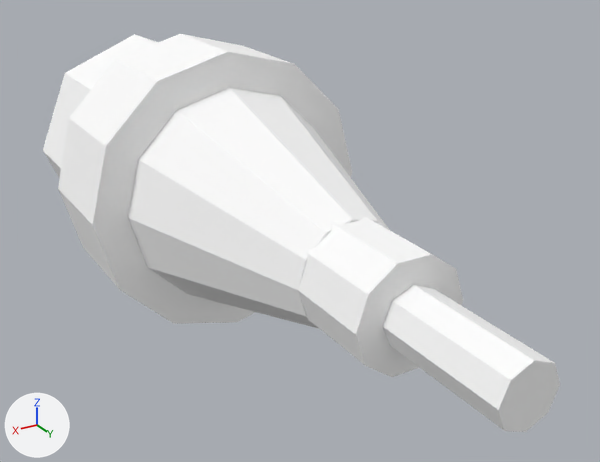
An edit to the OBJ model src/main/resources/assets/aeronauticsplus/models/block/propellers/geometry/propeller_shaft_adapter.obj, drawn before and after from the same camera.
Rendered twice from a camera (50 mm lens) standing at (1.025, 0.454, 0.953) and looking at (0.468, -0.475, 0.488). The lights are fixed; the arrows at lower left show +X, +Y and +Z. The older version comes first. Where no turn or scale is listed for an object, it has been applied to the vertices. Vertices at exactly the same position are counted once.

The first picture shows 'create_shaft_input', 'forward_sleeve', 'locking_collar', 'tapered_reducer', 'thin_propeller_output'.
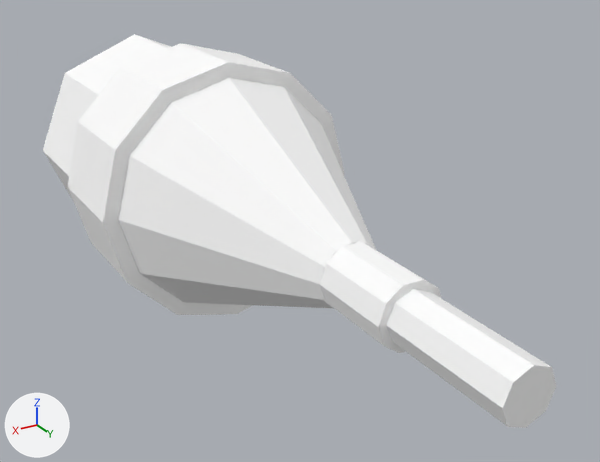
Boxes (x1, y1, x2, y2) around the edits, measured in the pictures (600 x 462 px):
'tapered_reducer', reshaped
    before: (128, 88, 389, 328)
    after: (118, 78, 376, 308)
'locking_collar', rescaled (6% shorter)
    before: (58, 34, 352, 324)
    after: (68, 43, 345, 315)
'forward_sleeve', rescaled (27% narrower, 30% shorter)
    before: (298, 216, 463, 377)
    after: (320, 241, 441, 353)
'thin_propeller_output', rescaled
    before: (383, 285, 560, 432)
    after: (386, 289, 556, 428)

The edits, one by one:
me_forward_sleeve is used by ob_forward_sleeve; location (0.0, 0.0, 0.0).
me_forward_sleeve had 22 vertices, 40 faces and spanned x 0.425..0.575, y -0.32..-0.18, z 0.4287..0.5713.
me_forward_sleeve now has 22 vertices, 40 faces and spans x 0.455..0.545, y -0.32..-0.18, z 0.4572..0.5428.
me_forward_sleeve part 1: the whole mesh is scaled about its middle by (0.6, 1, 0.6).
me_locking_collar is used by ob_locking_collar; location (0.0, 0.0, 0.0).
me_locking_collar had 26 vertices, 48 faces and spanned x 0.28..0.72, y -0.79..-0.62, z 0.28..0.72.
me_locking_collar now has 26 vertices, 48 faces and spans x 0.295..0.705, y -0.79..-0.62, z 0.295..0.705.
me_locking_collar part 2: the whole mesh is scaled about its middle by (0.932, 1, 0.932).
me_tapered_reducer is used by ob_tapered_reducer; location (0.0, 0.0, 0.0).
me_tapered_reducer had 26 vertices, 48 faces and spanned x 0.32..0.68, y -0.66..-0.3, z 0.32..0.68.
me_tapered_reducer now has 26 vertices, 48 faces and spans x 0.3..0.7, y -0.66..-0.3, z 0.3..0.7.
me_tapered_reducer part 3: 24 of 26 vertices moved; they spanned x 0.32..0.68, y -0.66..-0.3, z 0.32..0.68 and now span x 0.3..0.7, y -0.66..-0.3, z 0.3..0.7; mean shift (0.0, 0.0, 0.0); largest move (0.565, -0.3, 0.538) -> (0.539, -0.3, 0.522).
me_thin_propeller_output is used by ob_thin_propeller_output; location (0.0, 0.0, 0.0).
me_thin_propeller_output had 18 vertices, 32 faces and spanned x 0.46..0.54, y -0.27..0.0, z 0.46..0.54.
me_thin_propeller_output now has 18 vertices, 32 faces and spans x 0.465..0.535, y -0.27..0.0, z 0.465..0.535.
me_thin_propeller_output part 4: the whole mesh is scaled about its middle by (0.875, 1, 0.875).
